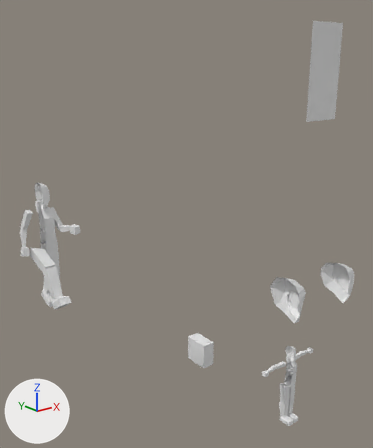
Two versions of the glTF model template_psx_charter.glb, one commit apart.
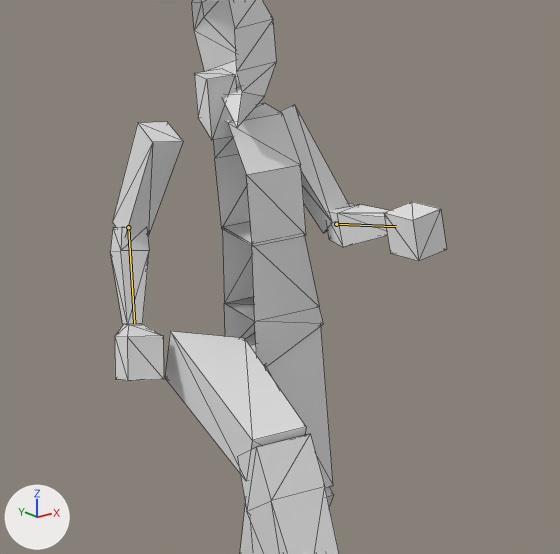
Each version appears first whole from a 50 mm lens placed at (-2.92, -7.09, 3.61), pointed at (3.39, 0.79, 0.45), and next in a close-up on the part from 0% to 27% of the width and 42% to 64% of the height. Arrows for +X, +Y and +Z are at lower left; the lights stay in place. Both versions are drawn at frame 56 of the action 'walk'; the numbers are the values there. The bones that change are drawn over the model as lines in the close-ups. The close-ups show mesh edges as thin lines.
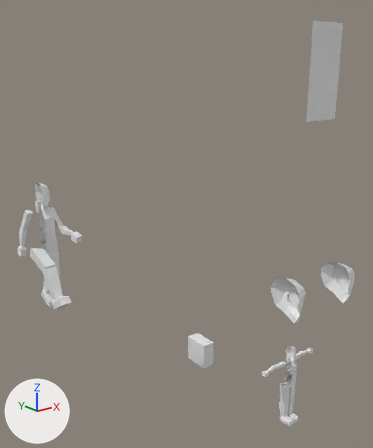
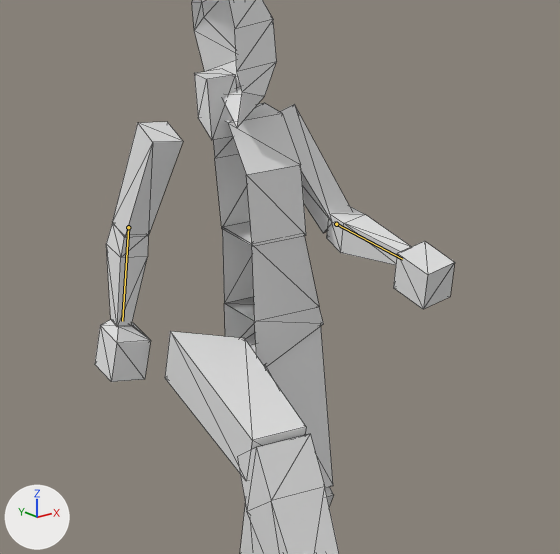
The change, as a diff of the scene's bpy script:
```diff
--- a/template_psx_charter.glb.py
+++ b/template_psx_charter.glb.py
@@ bone_forearm_l @@
 bone_forearm_l = bpy.data.objects['Object'].pose.bones['forearm.L']  # child of 'upper_arm.L'
-bone_forearm_l.rotation_quaternion = (0.881, 0.468, -0.076, 0.008)  # degrees (56, -8, -3)
+bone_forearm_l.rotation_quaternion = (0.952, 0.296, -0.08, 0.01)  # degrees (35, -9, -2)
@@ bone_forearm_r @@
 bone_forearm_r = bpy.data.objects['Object'].pose.bones['forearm.R']  # child of 'upper_arm.R'
-bone_forearm_r.rotation_quaternion = (0.952, 0.296, 0.08, -0.01)  # degrees (35, 9, 2)
+bone_forearm_r.rotation_quaternion = (0.996, 0.091, 0.015, -0.002)  # degrees (10, 2, 0)
```

Changed parts and their boxes (x1, y1, x2, y2) in the close-ups (560 x 554 px):
'Cube.012', posed (15% taller): before (384, 202, 447, 261); after (393, 241, 455, 309)
'Cube.014', posed (10% wider, 6% taller): before (111, 227, 149, 325); after (106, 223, 148, 327)
'Cube.015', posed (14% wider, 9% taller): before (115, 324, 164, 381); after (95, 320, 151, 382)
'Cube.011', posed: before (327, 203, 390, 247); after (326, 206, 411, 265)
bone 'forearm.L', root to tip: before (336, 224) to (396, 226); after (336, 224) to (402, 259)
bone 'forearm.R', root to tip: before (128, 227) to (134, 323); after (128, 227) to (122, 321)
